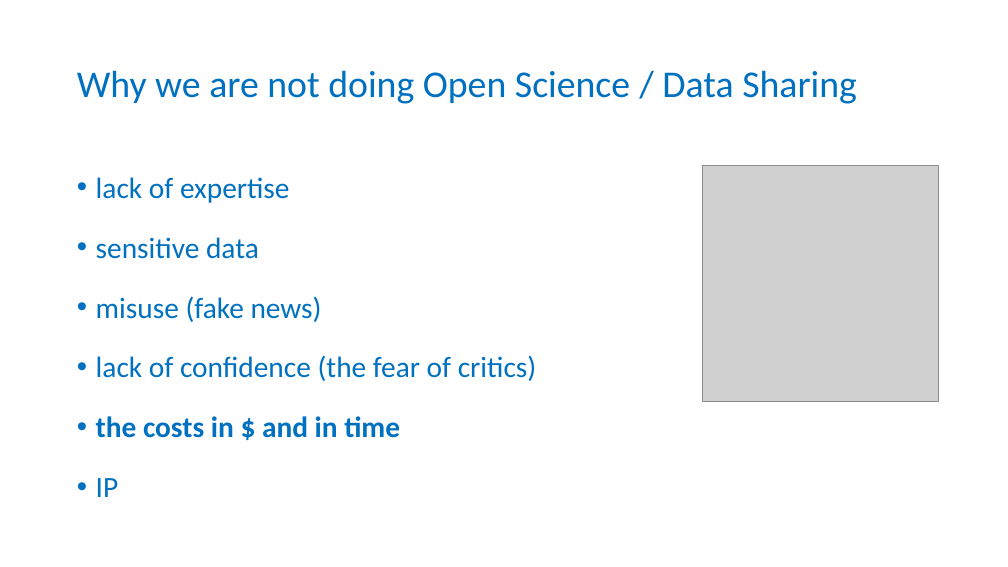
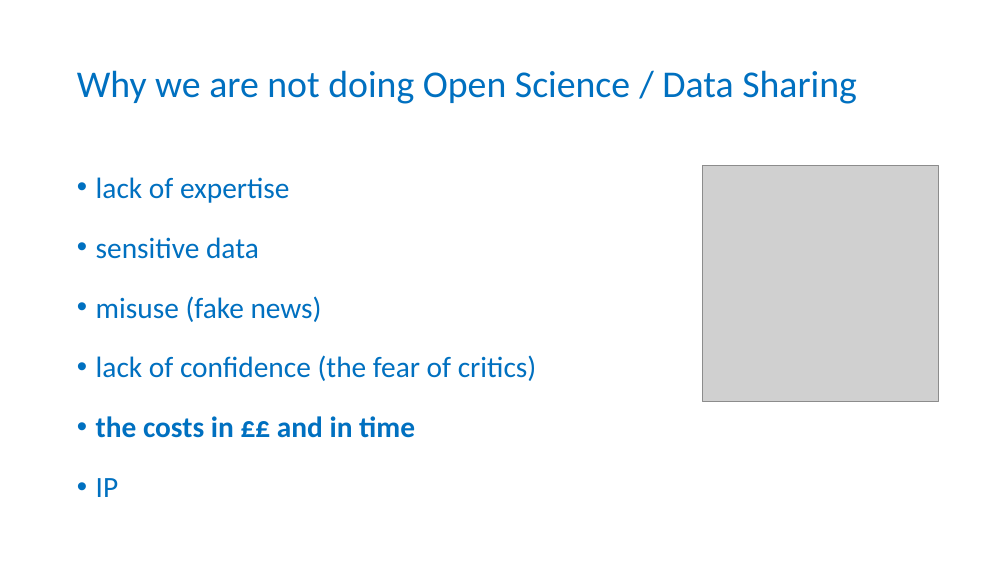
Before and after one commit to tobyhodges/probable-enigma, a slide deck: slide 14 of instructors/01-Why_are_we_here.pptx. Drawn at 1008x567 pixels with LibreOffice and Linux fonts; fonts in the diff are those of the drawing; grey boxes stand for pictures; background and template pictures are left out. Boxes give left, top, right and bottom in pixels: in the first picture for what was removed or moved away, otherwise in the second. Text is boxed around its words. In the diff, an @@ line names an element or a change of style, - is before the commit and + after.

```diff
--- a/instructors/01-Why_are_we_here.pptx
+++ b/instructors/01-Why_are_we_here.pptx
@@ text at bbox=[96, 416, 415, 438]: text changed @@
-• the costs in $ and in time
+• the costs in ££ and in time
```
Also in this commit, not shown: 5 other slides changed, 5 other files.
